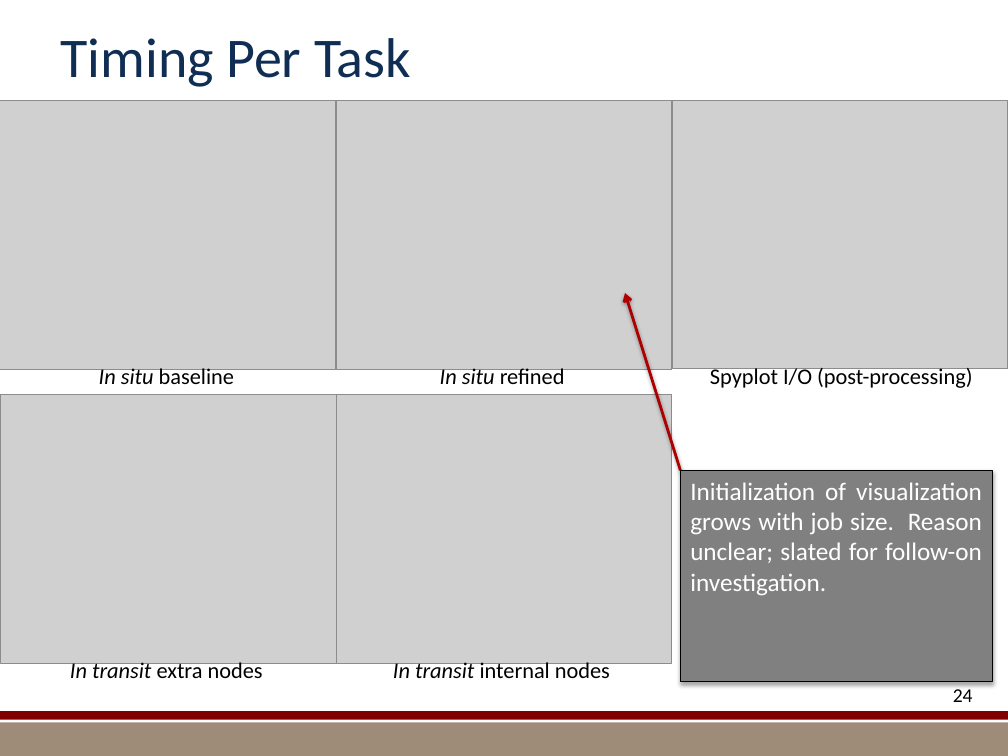
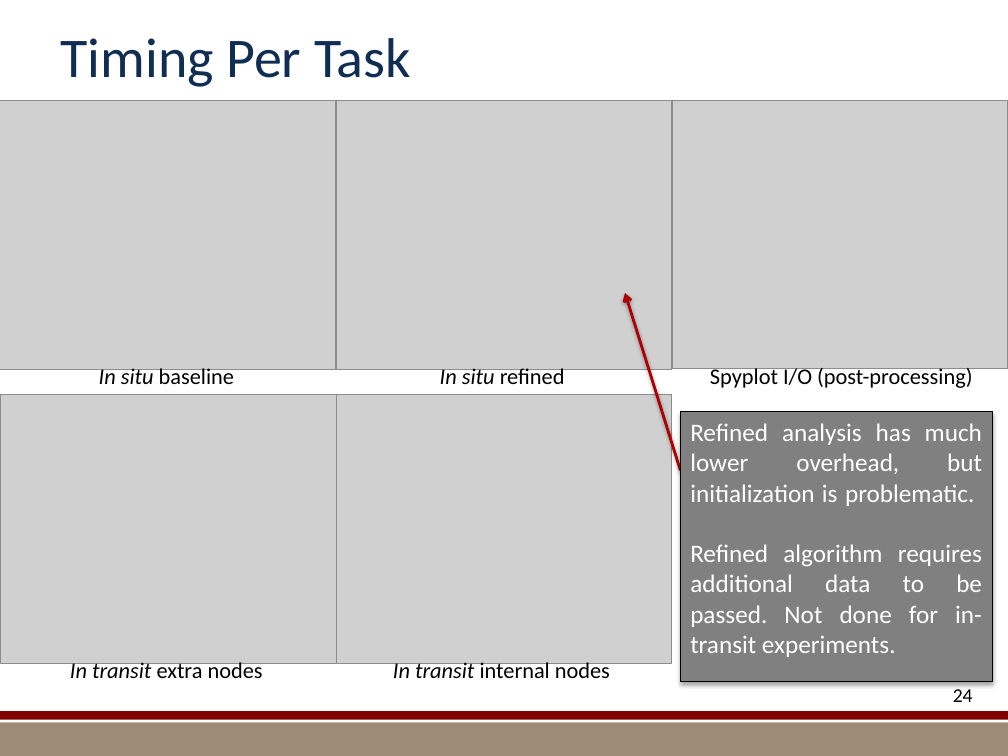
Before and after one commit to kmorel-papers/MilestoneFY13, a slide deck: slide 24 of Summary/SummarySlides.pptx. Drawn at 1008x756 pixels with LibreOffice and Linux fonts; fonts in the diff are those of the drawing; grey boxes stand for pictures; background and template pictures are left out. Boxes give left, top, right and bottom in pixels: in the first picture for what was removed or moved away, otherwise in the second. Text is boxed around its words. In the diff, an @@ line names an element or a change of style, - is before the commit and + after.

```diff
--- a/Summary/SummarySlides.pptx
+++ b/Summary/SummarySlides.pptx
@@ rectangle "Refined analysis has much lower ...": place and size @@
-rectangle "Refined analysis has much lower ..." at [680, 471, 992, 682]
+rectangle "Refined analysis has much lower ..." at [680, 411, 992, 681]
@@ text in rectangle at [690, 423, 982, 657]: text changed @@
-Initialization of visualization grows with job size. Reason unclear; slated for follow-on investigation.
+Refined analysis has much lower overhead, but initialization is problematic.
+Refined algorithm requires additional data to be passed. Not done for in-transit experiments.
```
Also in this commit, not shown: 11 other slides changed, 4 slides added, 3 slides removed, 19 other files.
